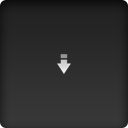
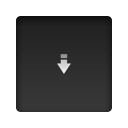
Revision of a layered 128px x 128px image; what changed, layer by layer:
painted on "Shape 1" over [0, 0, 128, 128]
removed layer "Background" over [0, 0, 128, 128]
